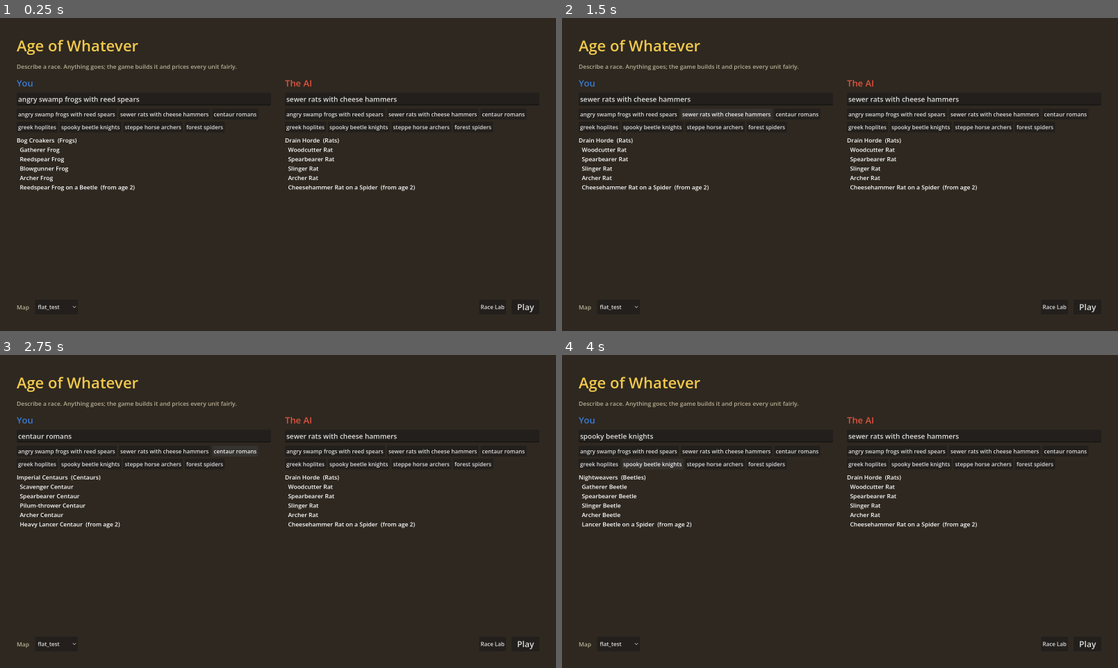
Above: before the commit, frames 1-4 (two rows, left to right).
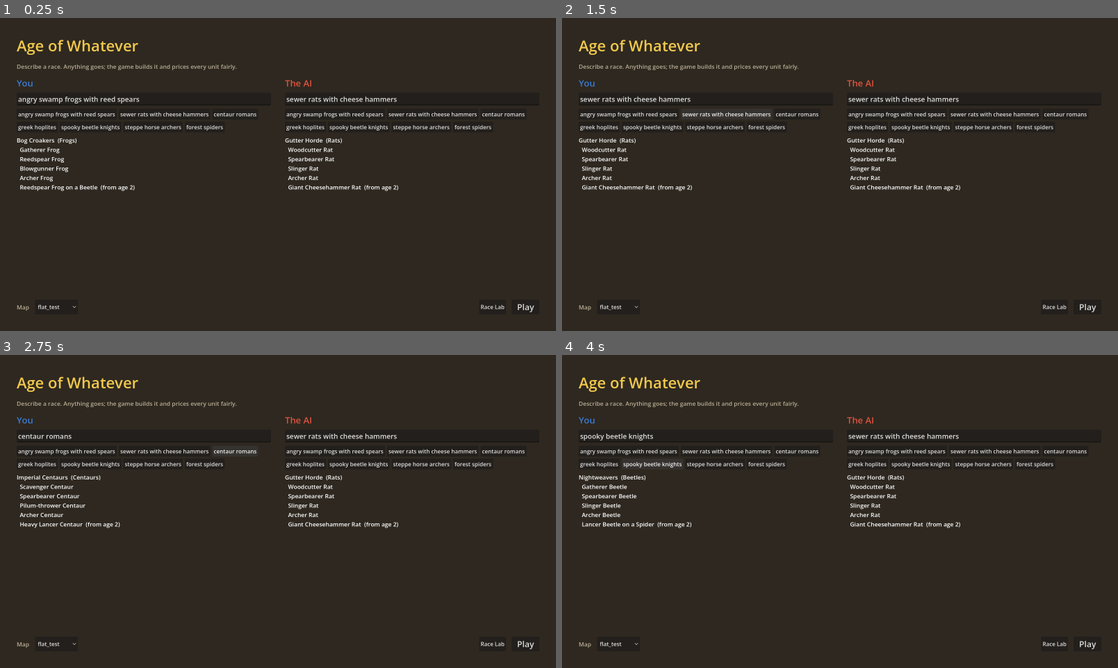
Above: after the commit, the same moments.

Repository: Casaide/age-of-anything
Game: Godot game, scene res://scenes/match_setup.tscn
Same seed, same stepped clock (60 frames per second), same inputs: the game is played once before the commit and once after it.
Inputs:
- Up to frame 1 (0.25 s): no input
- Up to frame 2 (1.5 s): click "angry swamp frogs with reed s…" at 0.5 s; click "sewer rats with cheese hammers" at 1.25 s
- Up to frame 3 (2.75 s): click "centaur romans" at 2 s
- Up to frame 4 (4 s): click "greek hoplites" at 2.75 s; click "spooky beetle knights" at 3.5 s

The runs differ from the first frame. In frame 1, 0.3% of the frame differs, in the area x 51-75%, y 38-56%; in frame 2, 0.6%, in the area x 3-75%, y 38-56%; in frame 3, 0.3%; in frame 4, 0.3%.

Commit message:
Workers' costs vary again, centaurs carry more; price tuner; tuned part prices
- creature economy carry_pct (centaurs 160%); flat worker price reverted (D-078)
- tests/tune_points.gd + tests/round_robin.gd (shared with balance.gd)
- tuned points: dome helm, bottlecap, blowgun, crossbow, dory, pilum; bow restored
- direction doc: Dominic's answers

Co-Authored-By: Claude Opus 5.5 <noreply@anthropic.com>

Diff:
--- a/data/creatures.json
+++ b/data/creatures.json
@@ -130,6 +130,10 @@
    "forest",
    "steppe"
   ],
-  "giant_ok": false
+  "giant_ok": false,
+  "economy": {
+   "carry_pct": 160,
+   "note": "a horse's back: carries much more each trip (and is faster and tougher), so its workers cost more"
+  }
  }
 }
--- a/data/parts.json
+++ b/data/parts.json
@@ -2102,7 +2102,7 @@
     "pierce": 2
    }
   },
-  "points": 3,
+  "points": 4,
   "two_handed": true,
   "cost_mix": {
    "food": 40,
@@ -2238,7 +2238,7 @@
    },
    "damage": "pierce"
   },
-  "points": 6,
+  "points": 4,
   "era": [
    "medieval",
    "gunpowder"
@@ -2735,7 +2735,7 @@
     "pierce": 1
    }
   },
-  "points": 2,
+  "points": 3,
   "shapes": [
    {
     "t": "circle",
@@ -3092,7 +3092,7 @@
     "pierce": 1
    }
   },
-  "points": 2,
+  "points": 6,
   "era": [
    "medieval",
    "gunpowder"
@@ -3755,7 +3755,7 @@
     "large": 8
    }
   },
-  "points": 5,
+  "points": 7,
   "era": [
    "bronze",
    "medieval"
@@ -3821,7 +3821,7 @@
     "pierce": 2
    }
   },
-  "points": 4,
+  "points": 3,
   "era": [
    "bronze",
    "medieval"
--- a/data/rules/anything.json
+++ b/data/rules/anything.json
@@ -42,8 +42,7 @@
   "base": 60,
   "curve": "pow1.4_ref12",
   "train_curve": "pow0.5_ref12",
-  "train_base": 20,
-  "worker": 30
+  "train_base": 20
  },
  "economy": {
   "start": {
--- a/data/rules/bronze.json
+++ b/data/rules/bronze.json
@@ -40,8 +40,7 @@
   "base": 60,
   "curve": "pow1.4_ref12",
   "train_curve": "pow0.5_ref12",
-  "train_base": 20,
-  "worker": 30
+  "train_base": 20
  },
  "economy": {
   "start": {
--- a/data/rules/default.json
+++ b/data/rules/default.json
@@ -41,8 +41,7 @@
   "base": 60,
   "curve": "pow1.4_ref12",
   "train_curve": "pow0.5_ref12",
-  "train_base": 20,
-  "worker": 30
+  "train_base": 20
  },
  "economy": {
   "start": {
--- a/src/pricing.gd
+++ b/src/pricing.gd
@@ -90,8 +90,6 @@
 	var c: Dictionary = rules.cost
 	var econ: Dictionary = lib.creatures[recipe.creature].get("economy", {})
 	var total: int = (int(c.base) * lib.curve(c.curve, points) + 500) / 1000
-	if tags.has("worker") and c.has("worker"):
-		total = int(c.worker)   # workers earn the same whatever their body: one price (the creature's economy still applies)
 	total = total * int(econ.get("cost_pct", 100)) / 100
 	# Split the total over the resources in the mix, in the fixed resource order; the last
 	# one used takes the remainder (so food/wood splits come out as they always did).
--- a/src/sim/economy.gd
+++ b/src/sim/economy.gd
@@ -234,11 +234,13 @@
 ## One tick of every worker's job. Runs before movement, so it sees start-of-tick positions.
 static func work(w) -> void:
 	var u = w.units
-	var carry_max: int = w.econ.carry
+	var carry_max := PackedInt32Array()   # per player: a creature's economy can carry more (centaurs) or less
+	for p in w.races.size():
+		carry_max.append(int(w.econ.carry) * int(w.races[p].economy.get("carry_pct", 100)) / 100)
 	for i in u.count():
 		match u.task[i]:
 			GATHER:
-				_gather(w, i, carry_max)
+				_gather(w, i, carry_max[u.owner[i]])
 			RETURN:
 				_return(w, i)
 			BUILD:
--- a/tests/balance.gd
+++ b/tests/balance.gd
@@ -7,17 +7,10 @@
 
 const DataLib := preload("res://src/data_lib.gd")
 const Generator := preload("res://src/race_generator.gd")
-const SimMap := preload("res://src/sim/sim_map.gd")
-const World := preload("res://src/sim/world.gd")
-const Commands := preload("res://src/sim/commands.gd")
-const Tech := preload("res://src/sim/tech.gd")
+const RoundRobin := preload("res://tests/round_robin.gd")
 
 const PROMPTS := ["angry swamp frogs with reed spears", "sewer rats with cheese hammers", "centaur romans",
 	"greek hoplites", "spooky beetle knights"]
-const SLOTS := ["spear", "skirmisher", "archer", "large"]
-const BUDGET := 600
-const LIMIT := 3000
-const FROM := [[11000, 20500], [21000, 20500]]
 const TOLERANCE := 20   # percent off the mean
 
 
@@ -27,36 +20,12 @@
 	var lib = DataLib.new()
 	var gen = Generator.new(lib)
 	var rules = DataLib.load_json("res://data/rules/default.json")
-	var units := []   # [race, slot, name]
-	var races := []
-	for p in PROMPTS:
-		var r: Dictionary = gen.generate(p, rules)
-		races.append(r)
-		for slot in SLOTS:
-			units.append([r, slot, "%s (%s)" % [_name(r, slot), r.name]])
-	var wins := []
-	var played := []
-	wins.resize(units.size())
-	wins.fill(0)
-	played.resize(units.size())
-	played.fill(0)
+	var races := PROMPTS.map(func(p): return gen.generate(p, rules))
 	var t0 := Time.get_ticks_msec()
-	for a in units.size():
-		for b in range(a + 1, units.size()):
-			var r := _fight(rules, age, units[a], units[b])
-			if r == 0:
-				continue
-			played[a] += 2
-			played[b] += 2
-			wins[a] += 2 if r > 0 else 0
-			wins[b] += 2 if r < 0 else 0
-	var rates := []
-	var total := 0
-	for k in units.size():
-		var rate: int = wins[k] * 100 / maxi(1, played[k])
-		rates.append(rate)
-		total += rate
-	var mean := total / units.size()
+	var rr: Dictionary = RoundRobin.run(races, rules, age)
+	var units: Array = rr.units
+	var rates: Array = rr.rates
+	var mean: int = rr.mean
 	var order := range(units.size())
 	order.sort_custom(func(x, y): return absi(rates[x] - mean) > absi(rates[y] - mean))
 	var off := 0
@@ -66,65 +35,7 @@
 		var flag := "  OUT" if absi(dev) > TOLERANCE else ""
 		if flag != "":
 			off += 1
-		var e: Dictionary = _eval(units[k][0], units[k][1], age)
+		var e: Dictionary = RoundRobin.recipe_at(units[k][0], units[k][1], age).eval
 		print("%4d%%  %+4d%%  %-48s cost %3d  hp %3d  atk %2d %s%s" % [rates[k], dev, units[k][2], int(e.cost.food) + int(e.cost.wood) + int(e.cost.get("stone", 0)), int(e.hp), int(e.attack), e.damage, flag])
 	print("\n%d of %d units more than %d%% off the mean" % [off, units.size(), TOLERANCE])
 	quit()
-
-
-## +1 if a wins, -1 if b wins, 0 for a draw (by value left standing).
-func _fight(rules: Dictionary, age: int, a: Array, b: Array) -> int:
-	var bare: Dictionary = rules.duplicate(true)
-	bare.economy.start.buildings = []
-	bare.economy.start.workers = 0
-	var w := World.new(1, SimMap.load_id("flat_test"), [a[0], b[0]], bare)
-	for p in 2:
-		w.ages[p] = age
-		Tech.retype(w, p)
-	var value := []
-	for p in 2:
-		var slot: String = [a, b][p][1]
-		var t: Dictionary = w.types[w.type_of(p, slot)]
-		var cost: int = 0
-		for c in t.cost:
-			cost += c
-		var n := maxi(1, (BUDGET + cost / 2) / cost)
-		value.append(cost)
-		w.issue(p, Commands.SPAWN, {"slot": slot, "count": n, "x": FROM[p][0], "y": FROM[p][1]})
-	while w.units.count() == 0:
-		w.step()
-	for p in 2:
-		var ids := []
-		for i in w.units.count():
-			if w.units.owner[i] == p:
-				ids.append(w.units.id[i])
-		w.issue(p, Commands.ATTACK_MOVE, {"ids": ids, "x": FROM[1 - p][0], "y": FROM[1 - p][1]})
-	var left := [0, 0]
-	while w.tick < LIMIT:
-		w.step()
-		left = [0, 0]
-		for i in w.units.count():
-			left[w.units.owner[i]] += 1
-		if left[0] == 0 or left[1] == 0:
-			break
-	var va: int = left[0] * value[0]
-	var vb: int = left[1] * value[1]
-	return 1 if va > vb else -1 if vb > va else 0
-
-
-func _name(race: Dictionary, slot: String) -> String:
-	for u in race.units:
-		if u.recipe.slot == slot:
-			return u.recipe.name
-	return slot
-
-
-func _eval(race: Dictionary, slot: String, age: int) -> Dictionary:
-	for u in race.units:
-		if u.recipe.slot == slot:
-			var e: Dictionary = u.line[0].eval
-			for l in u.line:
-				if int(l.age) <= age:
-					e = l.eval
-			return e
-	return {}
--- /dev/null
+++ b/tests/round_robin.gd
@@ -0,0 +1,103 @@
+extends RefCounted
+## Equal-cost round robin (used by tests/balance.gd and tests/tune_points.gd): every soldier of
+## the given races fights every other at the same budget in one age, in the sim. Returns
+## {units: [[race, slot, label]], rates: [win %], mean}. Deterministic.
+
+const SimMap := preload("res://src/sim/sim_map.gd")
+const World := preload("res://src/sim/world.gd")
+const Commands := preload("res://src/sim/commands.gd")
+const Tech := preload("res://src/sim/tech.gd")
+
+const SLOTS := ["spear", "skirmisher", "archer", "large"]
+const BUDGET := 600
+const LIMIT := 3000
+const FROM := [[11000, 20500], [21000, 20500]]
+
+
+static func run(races: Array, rules: Dictionary, age: int) -> Dictionary:
+	var units := []
+	for r in races:
+		for slot in SLOTS:
+			units.append([r, slot, "%s (%s)" % [name_of(r, slot), r.name]])
+	var wins := []
+	var played := []
+	wins.resize(units.size())
+	wins.fill(0)
+	played.resize(units.size())
+	played.fill(0)
+	for a in units.size():
+		for b in range(a + 1, units.size()):
+			var r := fight(rules, age, units[a], units[b])
+			if r == 0:
+				continue
+			played[a] += 1
+			played[b] += 1
+			wins[a] += 1 if r > 0 else 0
+			wins[b] += 1 if r < 0 else 0
+	var rates := []
+	var total := 0
+	for k in units.size():
+		rates.append(wins[k] * 100 / maxi(1, played[k]))
+		total += rates[k]
+	return {"units": units, "rates": rates, "mean": total / maxi(1, units.size())}
+
+
+## +1 if a wins, -1 if b wins, 0 for a draw (by value left standing).
+static func fight(rules: Dictionary, age: int, a: Array, b: Array) -> int:
+	var bare: Dictionary = rules.duplicate(true)
+	bare.economy.start.buildings = []
+	bare.economy.start.workers = 0
+	var w := World.new(1, SimMap.load_id("flat_test"), [a[0], b[0]], bare)
+	for p in 2:
+		w.ages[p] = age
+		Tech.retype(w, p)
+	var value := []
+	for p in 2:
+		var slot: String = [a, b][p][1]
+		var t: Dictionary = w.types[w.type_of(p, slot)]
+		var cost := 0
+		for c in t.cost:
+			cost += c
+		var n := maxi(1, (BUDGET + cost / 2) / cost)
+		value.append(cost)
+		w.issue(p, Commands.SPAWN, {"slot": slot, "count": n, "x": FROM[p][0], "y": FROM[p][1]})
+	while w.units.count() == 0:
+		w.step()
+	for p in 2:
+		var ids := []
+		for i in w.units.count():
+			if w.units.owner[i] == p:
+				ids.append(w.units.id[i])
+		w.issue(p, Commands.ATTACK_MOVE, {"ids": ids, "x": FROM[1 - p][0], "y": FROM[1 - p][1]})
+	var left := [0, 0]
+	while w.tick < LIMIT:
+		w.step()
+		left = [0, 0]
+		for i in w.units.count():
+			left[w.units.owner[i]] += 1
+		if left[0] == 0 or left[1] == 0:
+			break
+	var va: int = left[0] * value[0]
+	var vb: int = left[1] * value[1]
+	return 1 if va > vb else -1 if vb > va else 0
+
+
+static func name_of(race: Dictionary, slot: String) -> String:
+	return unit_of(race, slot).recipe.name
+
+
+static func unit_of(race: Dictionary, slot: String) -> Dictionary:
+	for u in race.units:
+		if u.recipe.slot == slot:
+			return u
+	return race.units[0]
+
+
+## The recipe a unit fields in this age (the last step of its line at or before it).
+static func recipe_at(race: Dictionary, slot: String, age: int) -> Dictionary:
+	var u := unit_of(race, slot)
+	var step: Dictionary = u.line[0]
+	for l in u.line:
+		if int(l.age) <= age:
+			step = l
+	return step
--- /dev/null
+++ b/tests/tune_points.gd
@@ -0,0 +1,103 @@
+extends SceneTree
+## Price by simulation, step one: nudge part points until the equal-cost round robin is flat.
+## Rosters are generated once and kept; each step finds the part whose units are furthest off
+## the mean win rate (on average), moves its points one step (winners' parts dearer, losers'
+## cheaper), re-prices every unit and fights again. Prints the changes to make in
+## data/parts.json; it never writes data itself. Deterministic.
+## Run: godot --headless --path . --script res://tests/tune_points.gd [-- age steps]  (minutes)
+
+const DataLib := preload("res://src/data_lib.gd")
+const Generator := preload("res://src/race_generator.gd")
+const Pricing := preload("res://src/pricing.gd")
+const RoundRobin := preload("res://tests/round_robin.gd")
+
+const PROMPTS := ["angry swamp frogs with reed spears", "sewer rats with cheese hammers", "centaur romans",
+	"greek hoplites", "spooky beetle knights"]
+const TOLERANCE := 20
+
+
+func _init() -> void:
+	var args := OS.get_cmdline_user_args()
+	var age := int(args[0]) if args.size() > 0 else 2
+	var steps := int(args[1]) if args.size() > 1 else 12
+	var lib = DataLib.new()
+	var gen = Generator.new(lib)
+	var rules = DataLib.load_json("res://data/rules/default.json")
+	var races: Array = PROMPTS.map(func(p): return gen.generate(p, rules))
+	var start := {}       # part id -> its points before tuning
+	var last_move := {}   # part id -> +1 / -1, so a part isn't bounced straight back
+	var best := {"off": 1 << 30, "points": {}}
+	for step in steps + 1:
+		var rr: Dictionary = RoundRobin.run(races, rules, age)
+		var off := 0
+		var dev_sum := {}
+		var dev_n := {}
+		for k in rr.units.size():
+			var dev: int = (rr.rates[k] - rr.mean) * 100 / maxi(1, rr.mean)
+			if absi(dev) > TOLERANCE:
+				off += 1
+			for id in _parts(lib, RoundRobin.recipe_at(rr.units[k][0], rr.units[k][1], age).recipe):
+				dev_sum[id] = dev_sum.get(id, 0) + dev
+				dev_n[id] = dev_n.get(id, 0) + 1
+		print("step %d: %d of %d units more than %d%% off the mean" % [step, off, rr.units.size(), TOLERANCE])
+		if off < best.off:
+			best = {"off": off, "points": _snapshot(lib, start)}
+		if off == 0 or step == steps:
+			break
+		# The part whose units are furthest off on average, shared by at most half the units
+		# (bodies and heads that everyone has can't fix one unit's price).
+		var ids := dev_sum.keys()
+		ids.sort()
+		var pick := ""
+		var pick_dev := 0
+		for id in ids:
+			if dev_n[id] > rr.units.size() / 2:
+				continue
+			var d: int = dev_sum[id] / dev_n[id]
+			var dir := 1 if d > 0 else -1
+			if last_move.get(id, 0) == -dir or (dir < 0 and int(lib.parts[id].points) <= 1):
+				continue
+			if absi(d) > absi(pick_dev):
+				pick = id
+				pick_dev = d
+		if pick == "" or absi(pick_dev) <= TOLERANCE / 2:
+			break
+		var dir := 1 if pick_dev > 0 else -1
+		if not start.has(pick):
+			start[pick] = int(lib.parts[pick].points)
+		lib.parts[pick].points = int(lib.parts[pick].points) + dir
+		last_move[pick] = dir
+		print("  %s: %+d%% on average, points %d -> %d" % [pick, pick_dev, int(lib.parts[pick].points) - dir, int(lib.parts[pick].points)])
+		_reprice(lib, races, rules)
+	print("\nBest: %d units off. Changes for data/parts.json:" % best.off)
+	var keys: Array = best.points.keys()
+	keys.sort()
+	for id in keys:
+		if best.points[id] != start[id]:
+			print("  %s points %d -> %d" % [id, start[id], best.points[id]])
+	quit()
+
+
+## Every part a recipe is built from (body, head, gear, the mount's body).
+func _parts(lib, recipe: Dictionary) -> Array:
+	var ids := [recipe.body, recipe.head]
+	ids.append_array(recipe.parts.values())
+	if recipe.has("mount"):
+		ids.append(lib.creatures[recipe.mount.creature].body)
+	return ids
+
+
+func _snapshot(lib, start: Dictionary) -> Dictionary:
+	var out := {}
+	for id in start:
+		out[id] = int(lib.parts[id].points)
+	return out
+
+
+## New prices for every step of every unit line (stats don't change, only cost).
+func _reprice(lib, races: Array, rules: Dictionary) -> void:
+	for r in races:
+		for u in r.units:
+			for l in u.line:
+				l.eval = Pricing.evaluate(l.recipe, lib, rules)
+			u.eval = u.line[0].eval
Not shown, changed: docs/backlog.md
Not shown, changed: docs/concepts/direction.md
Not shown, changed: docs/milestones/m10-playtest-balance.md
